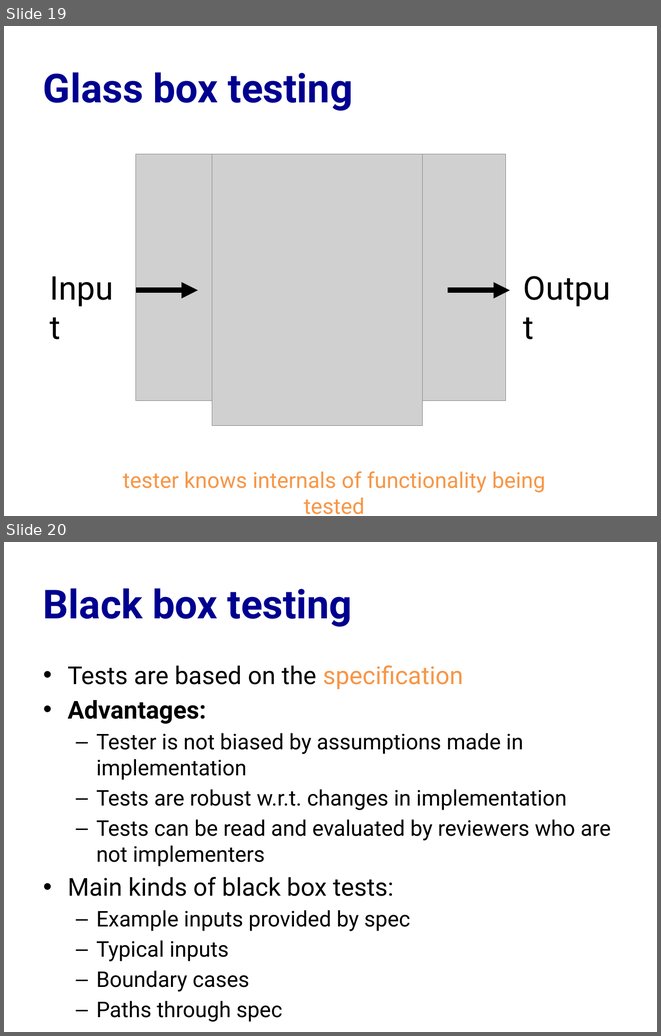
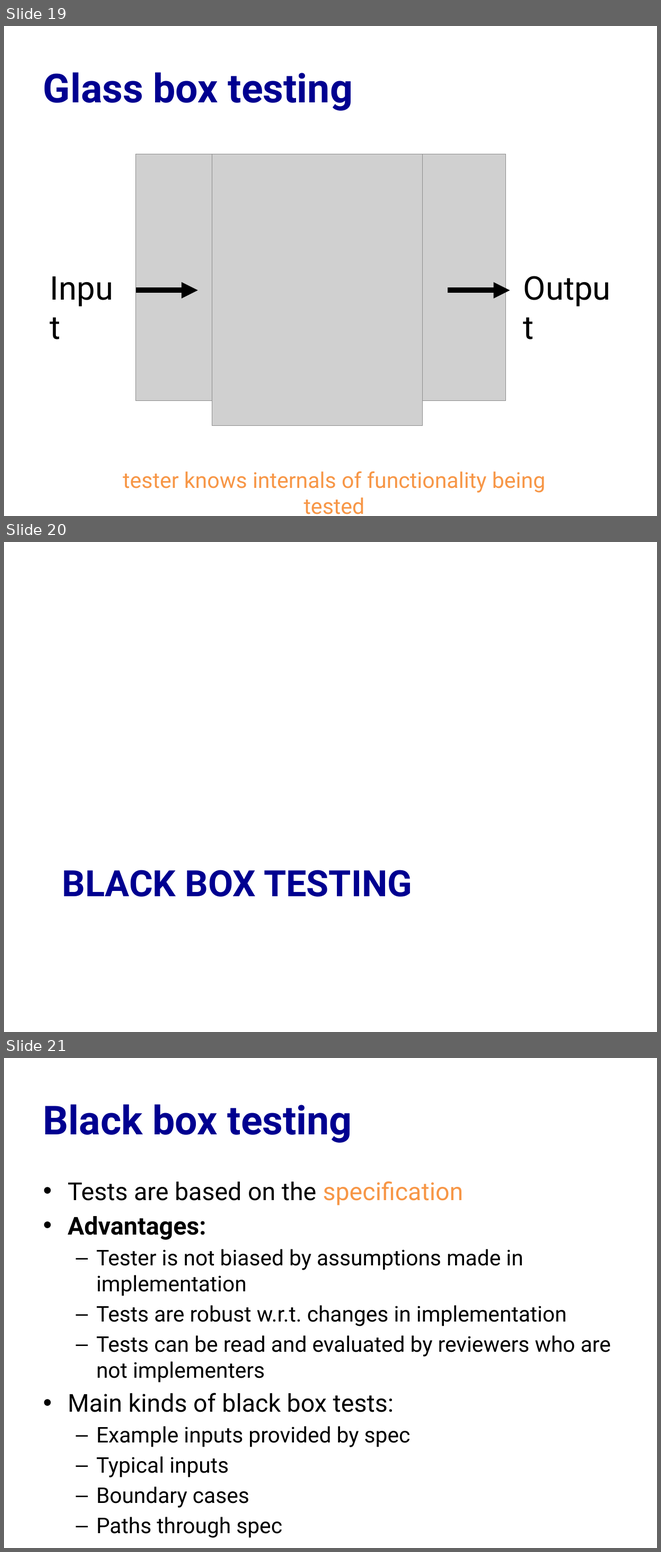
Before and after one commit to cs3110/materials-2019fa, a slide deck: 10-test/lec.pptx. Shown one above the other, each under a label of ours: slides 19 and 20 before the commit, slides 19, 20 and 21 after it. The pictures are 661x1036 and 661x1552 pixels, drawn with LibreOffice and Linux fonts; fonts in the diff are those of the drawing; grey boxes stand for pictures. Boxes give left, top, right and bottom in pixels: in the first picture for what was removed or moved away, otherwise in the second. Text is boxed around its words. In the diff, an @@ line names an element or a change of style, - is before the commit and + after.

```diff
--- a/10-test/lec.pptx
+++ b/10-test/lec.pptx
@@ slide 20 added at bbox=[4, 542, 657, 1032], background #FFFFFF @@
@@ title added at bbox=[62, 870, 412, 897], 40 pt, text #000090, bold @@
+BLACK BOX TESTING
@@ what was slide 20 is now slide 21 @@
```
Also in this commit, not shown: 3 other slides added, 1 other file.
